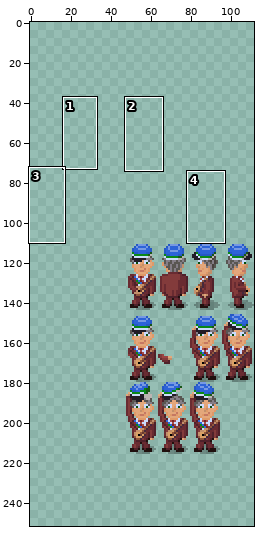
Sprite sheet -- src/game/sprites/data/cfe-ksv-kark.png. Above, an overview of the earlier version with the close-up marked.
Close-up. Before the edit:
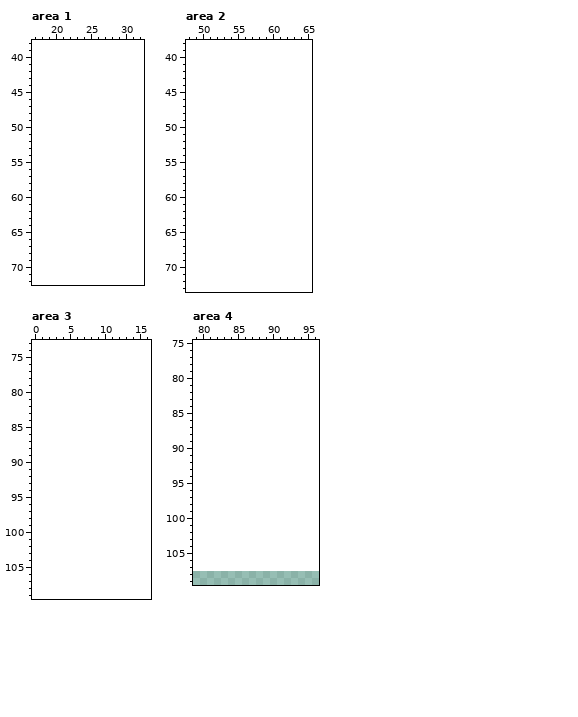
The file is 64x108 pixels. Shown: area 1: x 17..32, y 38..72; area 2: x 48..65, y 38..73; area 3: x 0..16, y 73..109; area 4: x 79..96, y 75..109. The old version is drawn lined up with the new one, on the new canvas. The commit also changed other parts of the picture, which this record leaves out.
The same view after the edit:
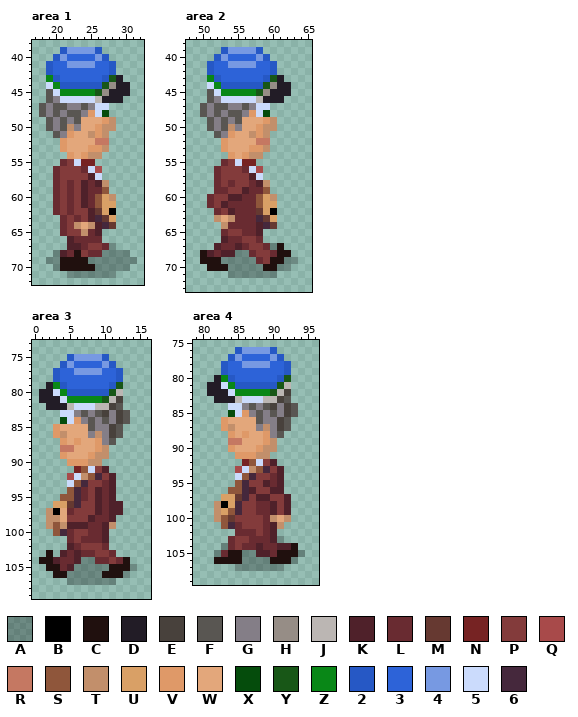
Palette (. is transparent): A #00000046  B #000000  C #20100e  D #221c26  E #48413c  F #595652  G #847e87  H #968d86  J #bbb6b3  K #4f212a  L #692b31  M #663931  N #762323  P #833b3b  Q #a84a4a  R #c57862  S #8f563b  T #c28f6b  U #d9a066  V #df9968  W #e3a77b  X #054c0c  Y #185717  Z #098717  2 #2658c5  3 #2d63d8  4 #7799e2  5 #cbdbfc  6 #45283c
The exact change:
canvas 64x108 -> 112x252, the old top-left corner now at 48,108
Changed rows in their new state; - is an unchanged pixel.
Area 1:
first column x 18:
39 ---244442-----
40 --24333342----
41 -2334444332---
42 -2333333332---
43 -Z23333332YD--
44 -5Z222222YHDD-
45 -F5ZZZZZYHDDD-
46 -FG55555JDDD--
47 FGFFGGFG55----
48 FGFGFFGV5X----
49 -FGFGFWWWVT---
50 -FGFTGWWVTT---
51 --FGVWWTVT----
52 ---VWWWWRR----
53 ---VWWWVVT----
54 ----VWVTT-----
55 ---LP5NN------
56 --LPPPL5Q-----
57 --LPPPPK5-----
58 --LPLPKLKT----
59 --LPLPKLLS----
60 --LPLPKLSUT---
61 --LPLPKLSUU---
62 --LPLPPKMUB---
63 ---LPLPK6MU---
64 ---LPTWTK6M---
65 ---LPPTLK-----
66 ----KLLLL-----
67 ----KKLPPLA---
68 --AKLCPLLAAAA-
69 -AACCCCAAAAAAA
70 --ACCCCCAAAAA-
71 ----AAAAAAA---
Area 2:
first column x 50:
39 ---244442-----
40 --24333342----
41 -2334444332---
42 -2333333332---
43 -Z23333332YD--
44 -5Z222222YHDD-
45 -F5ZZZZZYHDDD-
46 -FG55555JDDD--
47 FGFFGGFG55----
48 FGFGFFGV5X----
49 -FGFGFWWWVT---
50 -FGFTGWWVTT---
51 --FGVWWTVT----
52 ---VWWWWRR----
53 ---VWWWVVT----
54 ----VWVTT-----
55 ---LP5NN------
56 --LPPPL5Q-----
57 --LPPPPK5-----
58 --LPLPPLKT----
59 --LLPPKLLS----
60 -LPPKKLLSUT---
61 -LPKLLLLSUU---
62 --LPKLLLMUB---
63 --TWTLLL6MU---
64 ---TLLLLK6M---
65 ---LPPLLK-----
66 ---KLLPPL-----
67 --KLLKLPPLAC--
68 CKLKKAALPPLCC-
69 CCCAAAAALPCCAA
70 -CCCAAAAACCAA-
71 ----AAAAAAA---
Area 3:
first column x 1:
 75 ----244442----
 76 ---24333342---
 77 --2334444332--
 78 --2333333332--
 79 -DZ23333332Y--
 80 DD5Z222222YJ--
 81 DDD5ZZZZZYJE--
 82 -DDDJ555JJEF--
 83 ---55GFGFEGEF-
 84 ---X5VGFGFGEF-
 85 --VWWWWFGGEF--
 86 --VTWWWGTGEF--
 87 ---VWVWWVGF---
 88 ---RRWWWVT----
 89 ---VWWWVTT----
 90 ----VVVTT-----
 91 -----NS5PK----
 92 ----Q5TS6PK---
 93 ----5S6PPLK---
 94 ----S6LPKLK---
 95 ---SS6LPKLK---
 96 --UUM6PPKLKK--
 97 -TBWLPPPKLKK--
 98 -TTWPPPKLLK---
 99 -TSTKKKLLKT---
100 --S6LPPLLK----
101 ----LPLLLK----
102 ----KLPPPL----
103 -C-KLKLLPPL---
104 CCKLLKAALLPLC-
105 -CCLKAAAAACCCA
106 --CCAAAAACCCA-
107 ----AAAAAAA---
Area 4:
first column x 81:
 76 ----244442----
 77 ---24333342---
 78 --2334444332--
 79 --2333333332--
 80 -DZ23333332Y--
 81 DD5Z222222YJ--
 82 DDD5ZZZZZYJE--
 83 -DDDJ555JJEF--
 84 ---55GFGFEGEF-
 85 ---X5VGFGFGEF-
 86 --VWWWWFGGEF--
 87 --VTWWWGTGEF--
 88 ---VWVWWVGF---
 89 ---RRWWWVT----
 90 ---VWWWVTT----
 91 ----VVVTT-----
 92 -----NS5PK----
 93 ----Q5TS6PK---
 94 ----5S6PPLK---
 95 ----S6PPKLK---
 96 ---SS6KPPKK---
 97 --UUM6PKKPPK--
 98 -TBU6PPLLKPK--
 99 -TUS6PPLLKPK--
100 -TSMPPPPLTWT--
101 --S6LPPPLKT---
102 ----LLLPLK----
103 ---LPPLLLKA---
104 --ALPLLKLLKKC-
105 -ALCCAAKKLCCCA
106 -CCCCAAAACCCA-
107 ----AAAAAAA---
Changed places in both close-ups, as pixel boxes (x1, y1, x2, y2):
added: (39, 47, 137, 278)
added: (200, 47, 298, 278)
added: (39, 354, 137, 585)
added: (207, 347, 305, 571)
